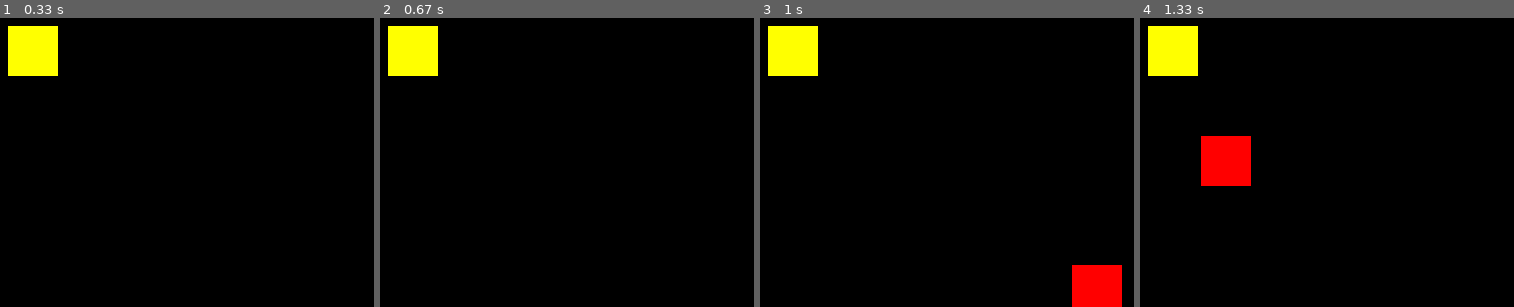
Above: before the commit, frames 1-4 (left to right).
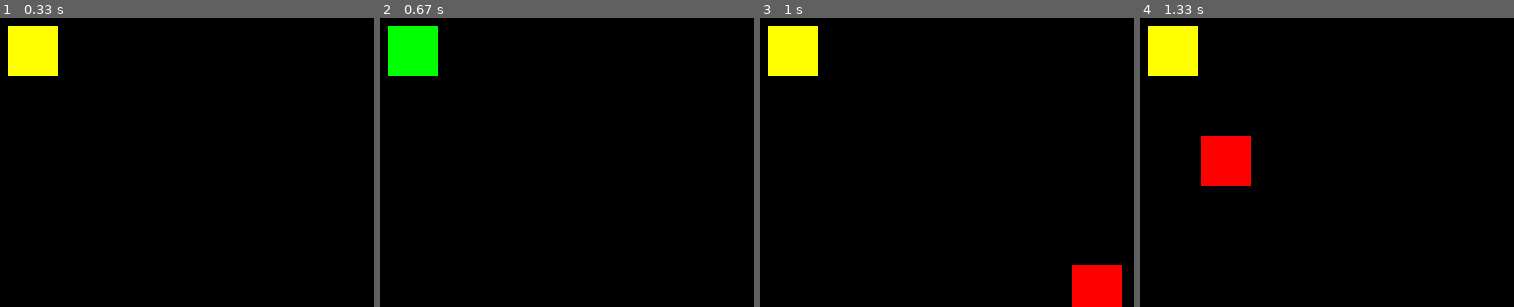
Above: after the commit, the same moments.

Repository: Itzudii/pygame-learning
Game: pygame game, started from main.py
Two runs of this game, one before a commit and one after it. Both use one fixed random seed, a clock stepped at 60 frames per second and the inputs below.
Inputs (mouse positions are % of the whole screen's width and height, from its top left):
- Up to frame 1 (0.33 s): no input
- Up to frame 2 (0.67 s): click (13, 17) at 0.38 s
- Up to frame 3 (1 s): click (54, 59) at 0.72 s
- Up to frame 4 (1.33 s): click (20, 36) at 1.05 s
The pictures show only the part of the screen within x 12-62%, y 16-66%; the shares and areas given below are measured in that part.

Frame 1 is identical in both runs. In frame 2, 2.3% of the frame differs, in the area x 2-16%, y 2-21%; in frame 3, nothing differs; in frame 4, nothing differs.

Commit message:
implement collide detection

Diff:
--- a/main.py
+++ b/main.py
@@ -7,6 +7,11 @@
 
 screen = pygame.display.set_mode((WIDTH, HEIGHT))
 
+class Color:
+    BLACK = (0,0,0)
+    RED = (255,0,0)
+    YELLOW = (255,255,0)
+    BLUE = (0,0,255)
 
 class Rect():
     def __init__(self,x,y,w,h):
@@ -15,9 +20,21 @@
         self.w = w
         self.h = h
 
+        self.left = self.x
+        self.right = self.x+self.w
+        self.top = self.y
+        self.bottom = self.y+self.h
+
+    def update(self):
+        self.left = self.x
+        self.right = self.x+self.w
+        self.top = self.y
+        self.bottom = self.y+self.h
+
+
 rect1 = Rect(150,100,50,50)
 rect2 = Rect(100,100,50,50)
-
+color = Color.RED
 # game loop
 running = True
 while running:
@@ -26,15 +43,21 @@
         if event.type == pygame.QUIT:
             running = False
 
-    pygame.draw.rect(screen,(255,0,0),(rect1.x,rect1.y,rect1.w,rect1.h))
-    pygame.draw.rect(screen,(255,255,0),(rect2.x,rect2.y,rect2.w,rect2.h))
-
+    pygame.draw.rect(screen,Color.YELLOW,(rect2.x,rect2.y,rect2.w,rect2.h))
+    pygame.draw.rect(screen,color,(rect1.x,rect1.y,rect1.w,rect1.h))
+    rect1.update()
+    rect2.update()
 
     # logic
     mouse = pygame.mouse.get_pos()
     rect1.x = mouse[0]
     rect1.y = mouse[1]
 
+    if rect2.right > rect1.left and rect2.left < rect1.right and rect1.top < rect2.bottom and rect1.bottom > rect2.top:
+        color = (0,255,0)
+    else:
+        color = Color.RED
+
     pygame.display.update()
 
 
